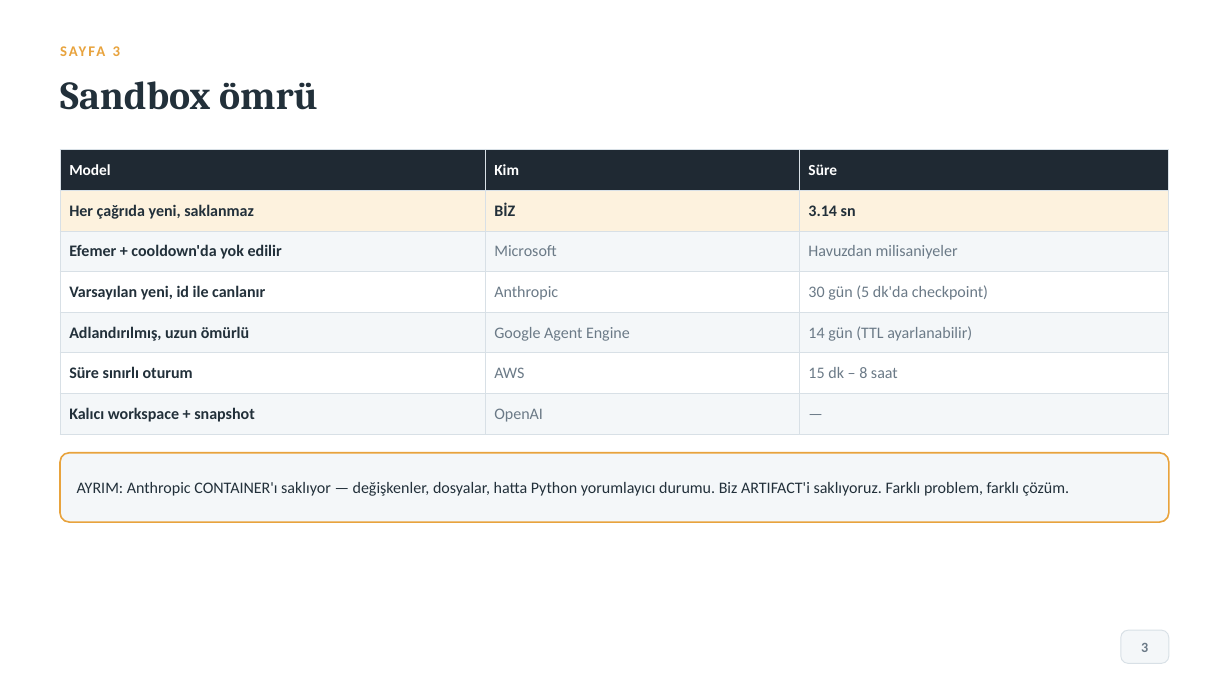
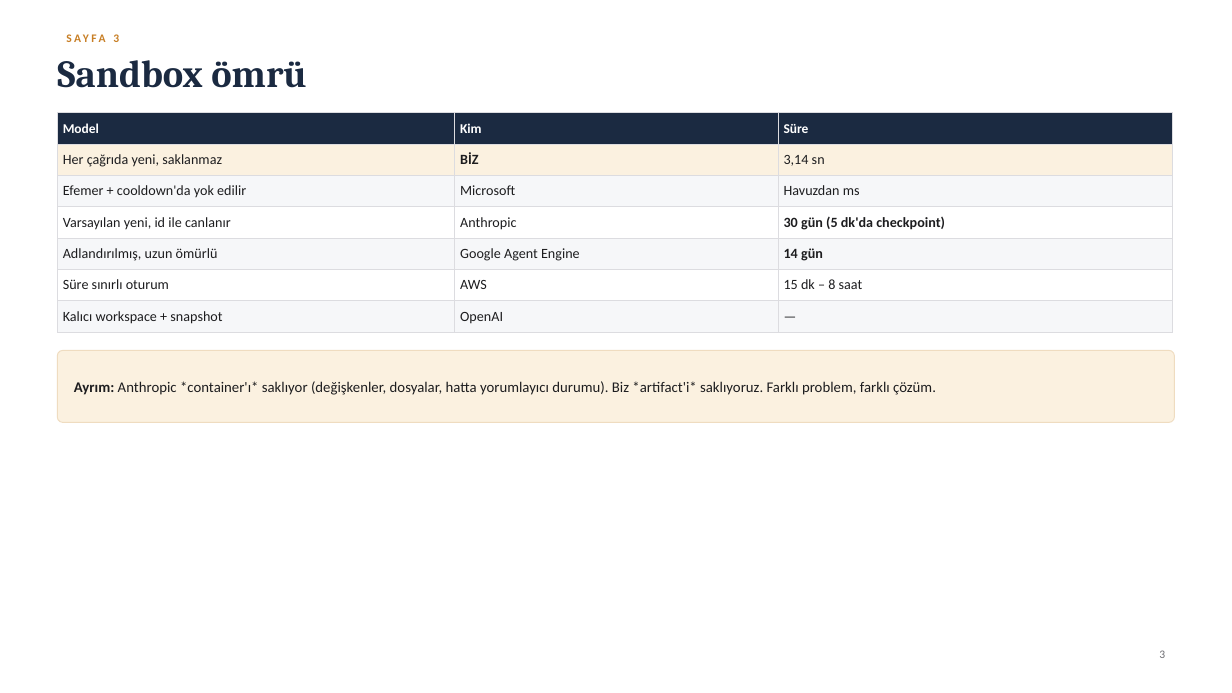
Before and after one commit to AltanReisoglu/Data-Science-Reports, a slide deck: slide 4 of ptc_art/PTC_Sunum_Karsilastirma.pptx. Drawn at 1232x693 pixels with LibreOffice and Linux fonts; fonts in the diff are those of the drawing. Boxes give left, top, right and bottom in pixels: in the first picture for what was removed or moved away, otherwise in the second. Text is boxed around its words. In the diff, an @@ line names an element or a change of style, - is before the commit and + after.

```diff
--- a/ptc_art/PTC_Sunum_Karsilastirma.pptx
+++ b/ptc_art/PTC_Sunum_Karsilastirma.pptx
@@ text "SAYFA 3" moved from (x1=113, y1=46, x2=120, y2=56) to (x1=113, y1=34, x2=119, y2=42) @@
@@ text "SAYFA 3" at (x1=113, y1=34, x2=119, y2=42): size 11.5 to 9 pt, text colour #E8A33D to #C87F26, letter spacing 1.6 to 2 pt @@
@@ text "Sandbox ömrü" moved from (x1=60, y1=81, x2=318, y2=110) to (x1=57, y1=60, x2=307, y2=88) @@
@@ text "Sandbox ömrü" at (x1=57, y1=60, x2=307, y2=88): size 31 to 30 pt, text colour #22303A to #1B2A41 @@
@@ table at (x1=57, y1=113, x2=1173, y2=328) @@
-row 2, column 3: 3.14 sn
+row 2, column 3: 3,14 sn
-row 3, column 3: Havuzdan milisaniyeler
+row 3, column 3: Havuzdan ms
-row 5, column 3: 14 gün (TTL ayarlanabilir)
+row 5, column 3: 14 gün
@@ fill #1F2933 to #1B2A41 in row 1 @@
@@ fill #FDF2DE to #FBF1E0 in row 2 @@
@@ fill #F4F7F9 to #F6F7F9 in 9 cells @@
@@ size 12 to 10.5 pt in "Model", "Kim", "Süre" @@
@@ size 12.5 to 11 pt in "Her çağrıda yeni, saklanmaz", "BİZ", "Efemer + cooldown'da yok edilir", "Microsoft" and 11 more places @@
@@ text colour #22303A to #1D1D1F in "Her çağrıda yeni, saklanmaz", "BİZ", "Efemer + cooldown'da yok edilir", "Varsayılan yeni, id ile canlanır" and 3 more places @@
@@ bold off in "Her çağrıda yeni, saklanmaz", "Efemer + cooldown'da yok edilir", "Varsayılan yeni, id ile canlanır", "Adlandırılmış, uzun ömürlü" and 2 more places @@
@@ text colour #6B7A87 to #1D1D1F in "Microsoft", "Anthropic", "30 gün (5 dk'da checkpoint)", "Google Agent Engine" and 4 more places @@
@@ bold on in "30 gün (5 dk'da checkpoint)" @@
@@ borders changed @@
@@ table resized from (x1=60, y1=150, x2=1169, y2=426) to (x1=57, y1=113, x2=1173, y2=328) @@
@@ rounded rectangle resized from (x1=60, y1=453, x2=1169, y2=522) to (x1=57, y1=350, x2=1175, y2=422) @@
@@ rounded rectangle at (x1=57, y1=350, x2=1175, y2=422): fill #F4F7F9 to #FBF1E0; outline #E8A33D 1.25 pt to #EFDCC0 0.75 pt; proportions changed @@
@@ text at (x1=74, y1=381, x2=936, y2=395): text changed; size 12.5 to 11.5 pt; text colour #22303A to #1D1D1F @@
-AYRIM: Anthropic CONTAINER'ı saklıyor — değişkenler, dosyalar, hatta Python yorumlayıcı durumu. Biz ARTIFACT'i saklıyoruz. Farklı problem, farklı çözüm.
+Ayrım: Anthropic *container'ı* saklıyor (değişkenler, dosyalar, hatta yorumlayıcı durumu). Biz *artifact'i* saklıyoruz. Farklı problem, farklı çözüm.
@@ rounded rectangle removed at (x1=1121, y1=630, x2=1169, y2=664) @@
@@ text "3" moved from (x1=1141, y1=643, x2=1148, y2=652) to (x1=1159, y1=650, x2=1165, y2=658) @@
@@ text "3" at (x1=1159, y1=650, x2=1165, y2=658): size 11 to 9 pt, text colour #6B7A87 to #6E6E73, bold off; alignment centre to right @@
```
Also in this commit, not shown: 14 other slides changed, 2 slides added, 2 slides removed, 8 other files.
